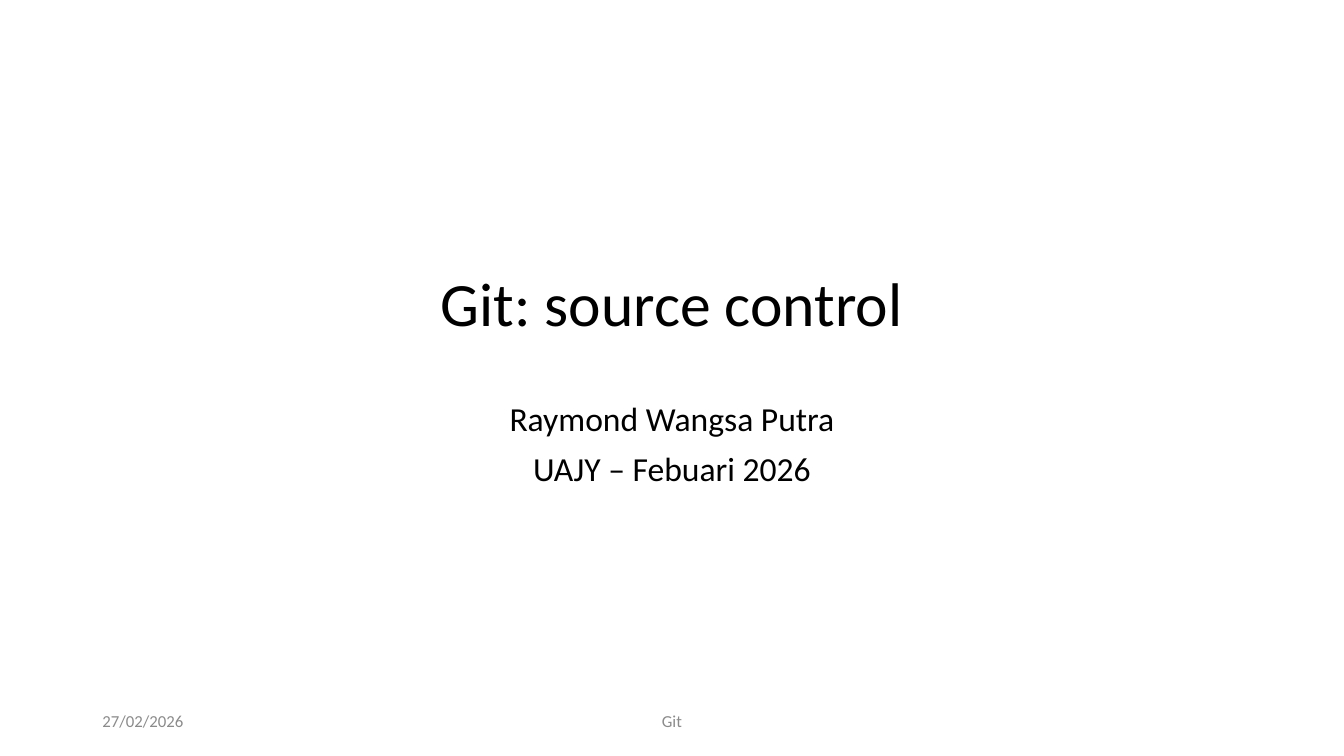
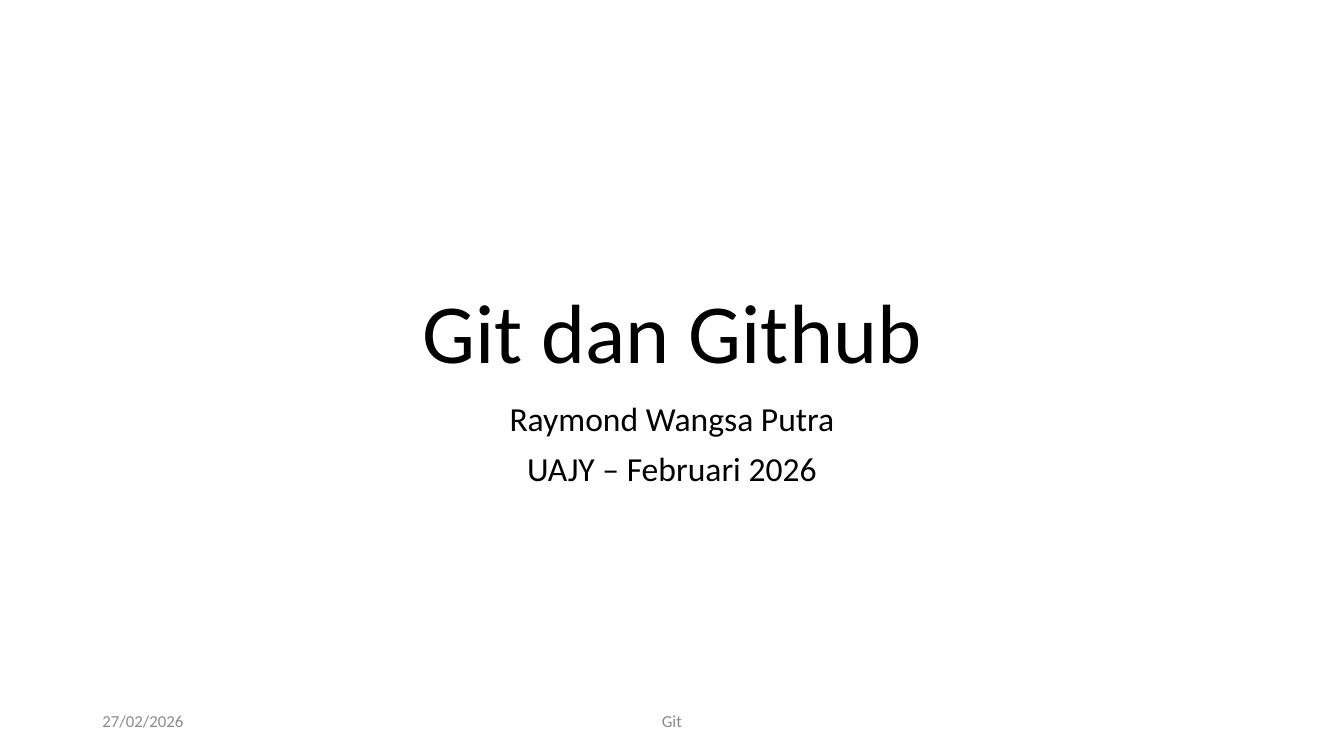
Before and after one commit to RayWP/training-uajy, a slide deck: slide 1 of Part 1 Git/Git-art of source control.pptx. Drawn at 1344x756 pixels with LibreOffice and Linux fonts; fonts in the diff are those of the drawing; background and template pictures are left out. Boxes give left, top, right and bottom in pixels: in the first picture for what was removed or moved away, otherwise in the second. Text is boxed around its words. In the diff, an @@ line names an element or a change of style, - is before the commit and + after.

Commit message:
finish git github part

```diff
--- a/Part 1 Git/Git-art of source control.pptx
+++ b/Part 1 Git/Git-art of source control.pptx
@@ title "Git dan Github" at (422,304,922,364): vertical alignment middle to bottom @@
@@ title at (422,304,922,364): text changed; size 44 to 60 pt @@
-Git: source control
+Git dan Github
@@ subtitle at (527,457,817,482): text changed @@
-UAJY – Febuari 2026
+UAJY – Februari 2026
```
Also in this commit, not shown: 35 slides added, 4 other files.
